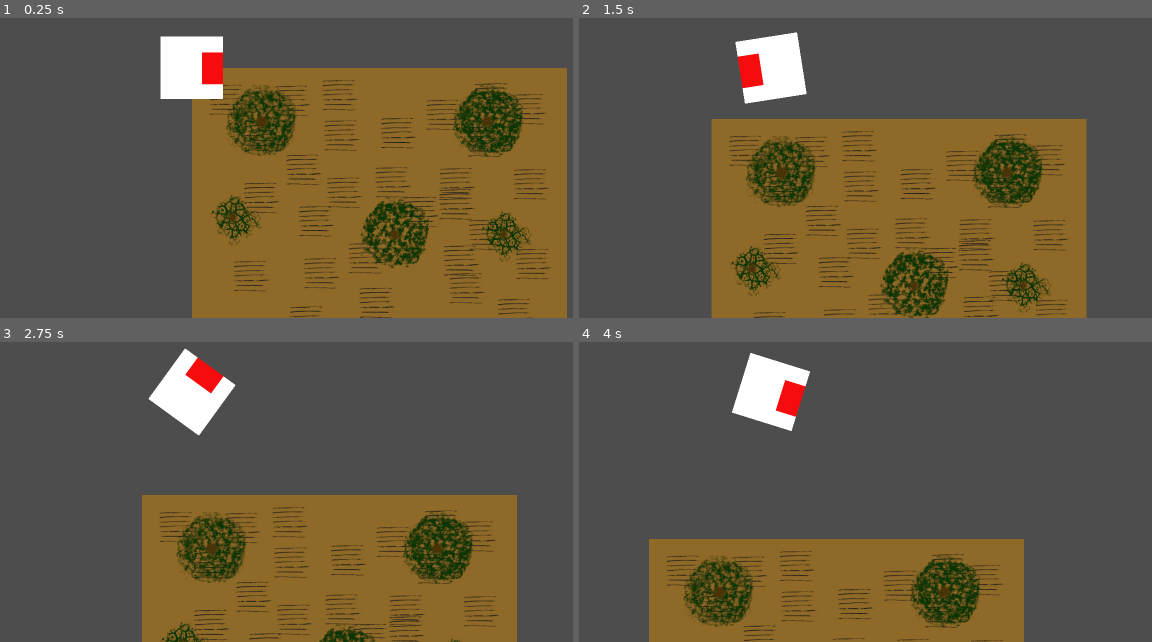
Above: before the commit, frames 1-4 (two rows, left to right).
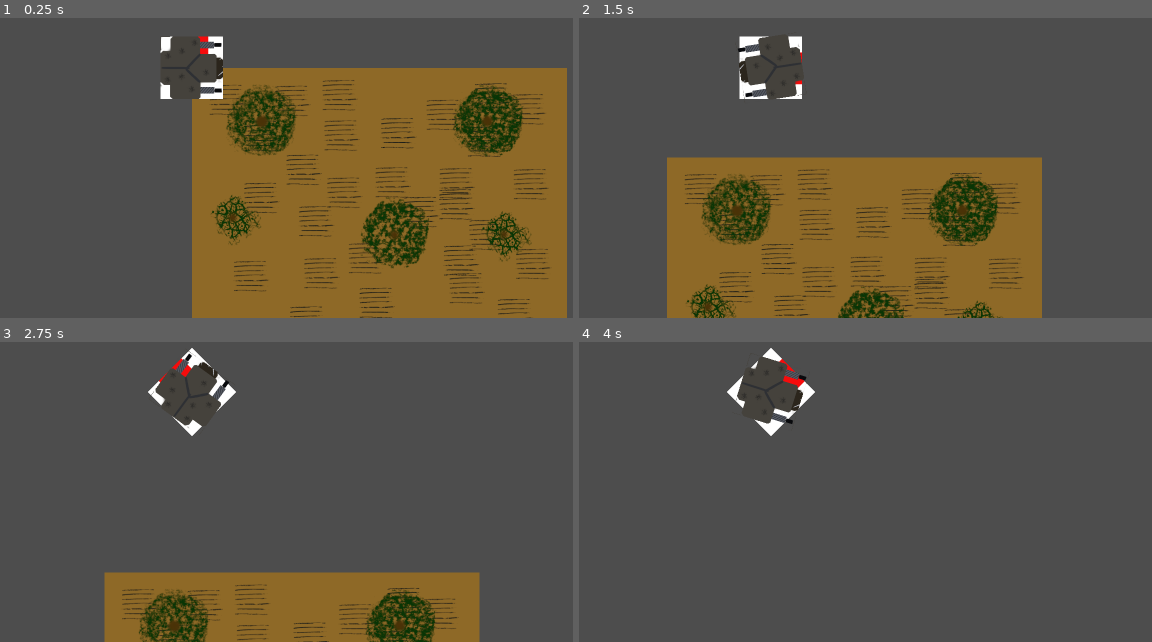
Above: after the commit, the same moments.

Repository: larryburd/mechgame
Game: Godot game, scene res://Scenes/Playground/playground.tscn
Two runs of this game, one before a commit and one after it. Both use one fixed random seed, a clock stepped at 60 frames per second and the inputs below.
Inputs (mouse positions are in pixels of both pictures, inside the frame that each line leads up to):
- Up to frame 1 (0.25 s): no input
- Up to frame 2 (1.5 s): tap Enter at 0.5 s; move the mouse to (945, 42) at 0.52 s; hold W (move_up) 0.53-1.28 s; hold D (move_right) from 0.53 s (still down); move the mouse to (613, 93) at 1.27 s; tap W (move_up) at 1.35 s
- Up to frame 3 (2.75 s): tap W (move_up) at 1.52, 1.82 s; move the mouse to (outside the picture) at 2.02 s; release D (move_right) at 2.03 s; hold A (move_left) from 2.03 s (still down); hold W (move_up) from 2.03 s (still down)
- Up to frame 4 (4 s): move the mouse to (733, 492) at 2.77 s; release A (move_left) at 2.78 s; release W (move_up) at 2.78 s; hold D (move_right) from 2.78 s (still down); tap W (move_up) at 2.85, 3.02, 3.32 s; move the mouse to (1008, 468) at 3.52 s; hold W (move_up) from 3.53 s (still down)

The runs differ from the first frame. In frame 1, 2.0% of the frame differs, in the area x 27-39%, y 6-27%; in frame 2, 32%, in the area x 15-89%, y 4-100%; in frame 3, 27%; in frame 4, 25%.

Commit message:
Added leg and torso movement.

Diff:
--- a/Scenes/Player/player.gd
+++ b/Scenes/Player/player.gd
@@ -2,26 +2,34 @@
 
 class_name Player
 
-const RUN_SPEED: float = 200.0
+const RUN_SPEED: float = 350.0
+const TURN_SPEED: float = .05
 const MAX_FALL: float = 400.0
 const HURT_TIME: float = 0.3
-const JUMP_VELOCITY: float = -400.0
+
+var torso = null
+var legs = null
 
 enum PLAYER_STATE { IDLE, RUN, JUMP, FALL, HURT }
 
 var _state: PLAYER_STATE = PLAYER_STATE.IDLE
 
 func _ready():
-	pass
+	torso = $Torso
+	legs = $Legs
 
 func _process(delta):
-	look_at(get_global_mouse_position())
-
-func _physics_process(delta):
-
+	turn_torso()
 	get_input()
 	move_and_slide()
 	#calc_state()
+
+
+func _physics_process(delta):
+	pass
+
+func turn_torso():
+	torso.look_at(get_global_mouse_position())
 
 func get_input() -> void:
 	velocity.x = 0
@@ -29,13 +37,26 @@
 
 	if Input.is_action_pressed("move_left"):
 		velocity.x = -RUN_SPEED
+		legs.rotation = deg_to_rad(270)
 	elif Input.is_action_pressed("move_right"):
 		velocity.x = RUN_SPEED
-
+		legs.rotation = deg_to_rad(90)
 	if Input.is_action_pressed("move_up"):
 		velocity.y = -RUN_SPEED
+		if Input.is_action_pressed("move_left"):
+			legs.rotation = deg_to_rad(315)
+		elif Input.is_action_pressed("move_right"):
+			legs.rotation = deg_to_rad(45)
+		else:
+			legs.rotation = 0
 	elif Input.is_action_pressed("move_down"):
 		velocity.y = RUN_SPEED
+		if Input.is_action_pressed("move_left"):
+			legs.rotation = deg_to_rad(225)
+		elif Input.is_action_pressed("move_right"):
+			legs.rotation = deg_to_rad(135)
+		else:
+			legs.rotation = deg_to_rad(180)
 
 
 	# velocity.y = clampf(velocity.y, JUMP_VELOCITY, MAX_FALL)
--- a/Scenes/Player/player.tscn
+++ b/Scenes/Player/player.tscn
@@ -1,7 +1,8 @@
-[gd_scene load_steps=4 format=3 uid="uid://drrsx2jk103dn"]
+[gd_scene load_steps=5 format=3 uid="uid://drrsx2jk103dn"]
 
 [ext_resource type="Script" path="res://Scenes/Player/player.gd" id="1_be2nr"]
 [ext_resource type="Texture2D" uid="uid://uehcpcltqwsi" path="res://Assets/Rough Mech.png" id="1_vsr0e"]
+[ext_resource type="Texture2D" uid="uid://d3gkodmxt05fp" path="res://Assets/Rough Mech Torsor.png" id="3_dmuc3"]
 
 [sub_resource type="RectangleShape2D" id="RectangleShape2D_wi4o8"]
 size = Vector2(200, 201)
@@ -9,9 +10,11 @@
 [node name="CharacterBody2D" type="CharacterBody2D"]
 script = ExtResource("1_be2nr")
 
-[node name="Sprite2D" type="Sprite2D" parent="."]
-rotation = 1.5708
+[node name="Legs" type="Sprite2D" parent="."]
 texture = ExtResource("1_vsr0e")
+
+[node name="Torso" type="Sprite2D" parent="."]
+texture = ExtResource("3_dmuc3")
 
 [node name="CollisionShape2D" type="CollisionShape2D" parent="."]
 position = Vector2(0, -0.5)
Binary file added: Assets/Rough Mech Torsor.png
Not shown, added: Assets/Rough Mech Torsor.png.import
